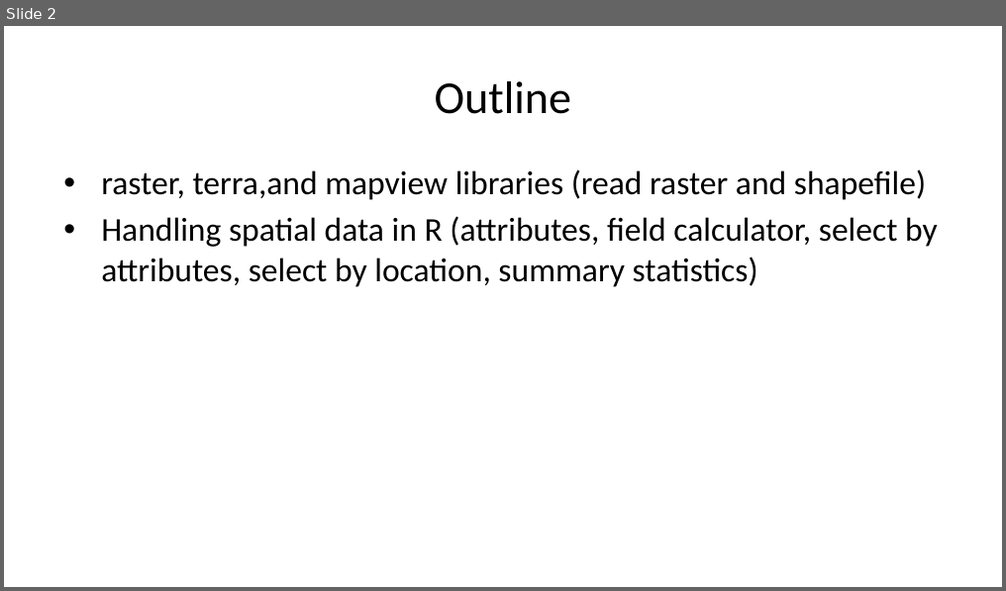
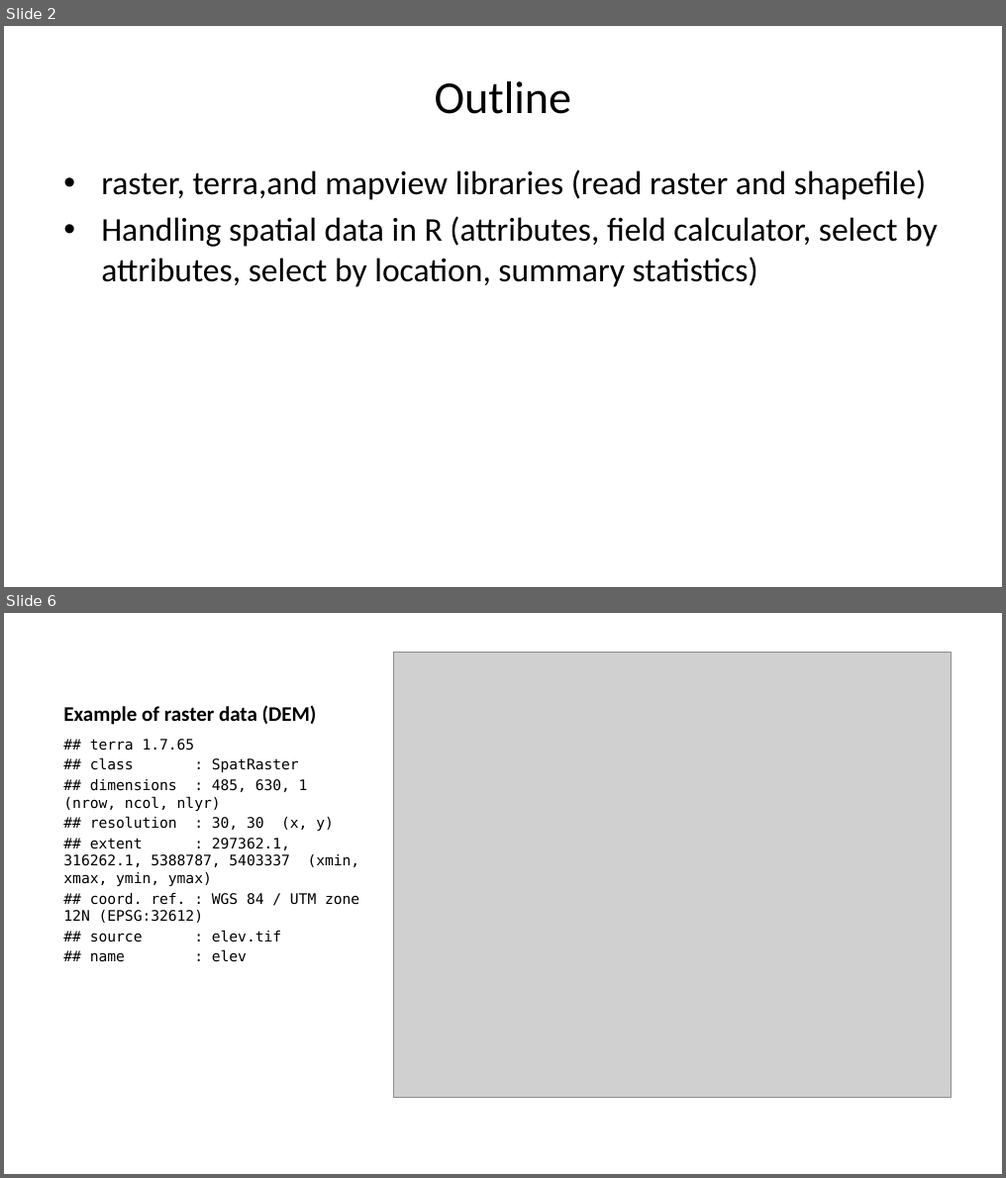
Before and after one commit to yangshao2/Geog4254-5254G, a slide deck: week2/week2.pptx. Shown one above the other, each under a label of ours: slide 2 before the commit, slides 2 and 6 after it; the slides between them are not shown. The pictures are 1006x591 and 1006x1178 pixels, drawn with LibreOffice and Linux fonts; fonts in the diff are those of the drawing; grey boxes stand for pictures. Boxes give left, top, right and bottom in pixels: in the first picture for what was removed or moved away, otherwise in the second. Text is boxed around its words. In the diff, an @@ line names an element or a change of style, - is before the commit and + after.

```diff
--- a/week2/week2.pptx
+++ b/week2/week2.pptx
@@ slide 6 added at [4, 613, 1002, 1174], background #FFFFFF @@
@@ picture added at [393, 652, 950, 1098] @@
@@ title added at [63, 705, 317, 725], 15 pt, text #000000, bold @@
+Example of raster data (DEM)
@@ text added at [63, 739, 360, 962], 10.5 pt, text #000000 @@
+## terra 1.7.65
+## class : SpatRaster
+## dimensions : 485, 630, 1 (nrow, ncol, nlyr)
+## resolution : 30, 30 (x, y)
+## extent : 297362.1, 316262.1, 5388787, 5403337 (xmin, xmax, ymin, ymax)
+## coord. ref. : WGS 84 / UTM zone 12N (EPSG:32612)
+## source : elev.tif
+## name : elev
```
Also in this commit, not shown: 22 other slides added, 35 other files.
